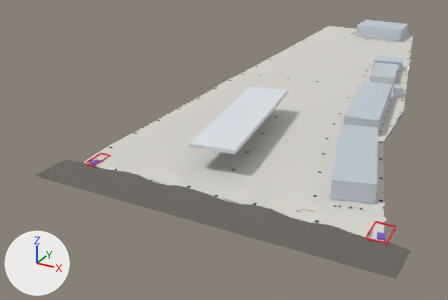
Before and after pictures for a commit that changed the glTF model portal-proposal/public/sites/models/1750.glb.
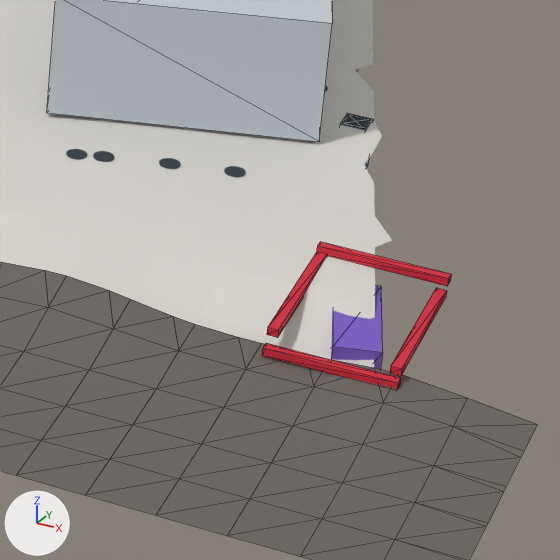
The first picture shows the older version from a camera (50 mm lens) standing at (54.8, -173.9, 57.6) and looking at (-25.7, -27.6, -15.5). The close-ups show the older and then the newer version on the part from 72% to 93% of the width and 60% to 91% of the height of that picture. Only the edits that show in the close-ups are written down. Arrows for +X, +Y and +Z are at lower left; the lights stay in place. The close-ups show mesh edges as thin lines. Where no turn or scale is listed for an object, it has been applied to the vertices. Vertices at exactly the same position are counted once.

Names of what the first close-up shows: 'Forecourt and paving', 'Highway side and entrances', 'Oil trap (3 chambers) · south-east corner', 'S2 · G2.1 · Existing sampling point', 'Shop building 2 (6 units)' and 6 more.
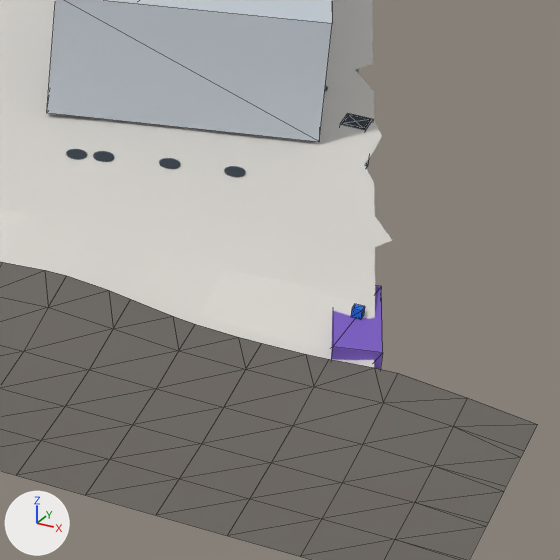
Boxes [x1, y1, x2, y2] around the edits, measured in the close-ups (560 x 560 px):
'S2 · G2.1 · Existing sampling point', reshaped, recoloured (92% narrower, 89% shorter)
    before: [262, 242, 451, 390]
    after: [351, 304, 365, 320]
part 1 of me_mesh_201, added
    after: [351, 304, 365, 320]
part 2 of me_mesh_201, deleted (red)
    before: [262, 343, 401, 390]
part 3 of me_mesh_201, deleted (red)
    before: [317, 242, 451, 286]
part 4 of me_mesh_201, deleted (red)
    before: [267, 252, 327, 338]
part 5 of me_mesh_201, deleted (red)
    before: [390, 288, 447, 376]

Patch to the scene script:
```diff
--- a/portal-proposal/public/sites/models/1750.glb.py
+++ b/portal-proposal/public/sites/models/1750.glb.py
@@ mat_sampleanchor @@
+mat_sampleanchor = principled_material('sampleAnchor')
+mat_sampleanchor.base_color = (0.0137, 0.159, 0.745)  # blue #1f6fe0
+mat_sampleanchor.roughness = 0.85
@@ me_mesh_201 @@
 # used by ob_s2___g2_1___existing_sampling_point; location = (0.0, 0.0, 0.0)
-me_mesh_201.from_pydata(...)  # 32 vertices, 48 faces; spans x 31.23..35.17, y -79.23..-73.65, z -0.84..0.11
-me_mesh_201.materials.append(mat_sampleg21)  # red #d7263d
+me_mesh_201.from_pydata(...)  # 8 vertices, 12 faces; spans x 33.05..33.35, y -76.59..-76.29, z -0.43..-0.13
+# me_mesh_201 part 1: a new loose piece, a box spanning x 33.05..33.35, y -76.59..-76.29, z -0.43..-0.13, in mat_sampleanchor (blue #1f6fe0)
+# me_mesh_201 part 2: the loose piece of 8 vertices spanning x 31.23..35.17, y -79.23..-78.91, z -0.84..-0.59 is deleted
+# me_mesh_201 part 3: the loose piece of 8 vertices spanning x 31.23..35.17, y -73.97..-73.65, z -0.14..0.11 is deleted
+# me_mesh_201 part 4: the loose piece of 8 vertices spanning x 31.23..31.55, y -78.91..-73.97, z -0.32..-0.07 is deleted
+# me_mesh_201 part 5: the loose piece of 8 vertices spanning x 34.85..35.17, y -78.91..-73.97, z -0.54..-0.29 is deleted
+me_mesh_201.materials.append(mat_sampleanchor)  # blue #1f6fe0
```
